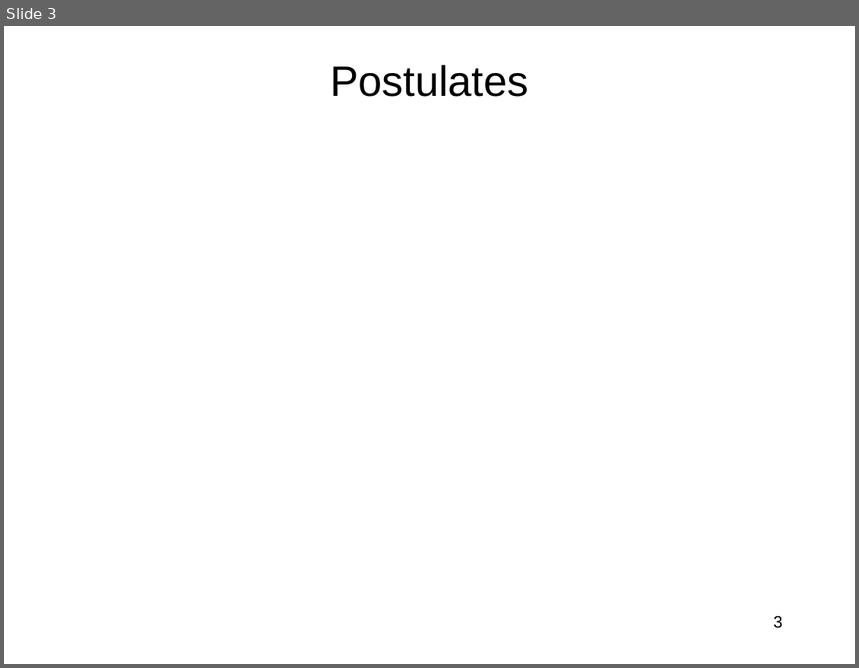
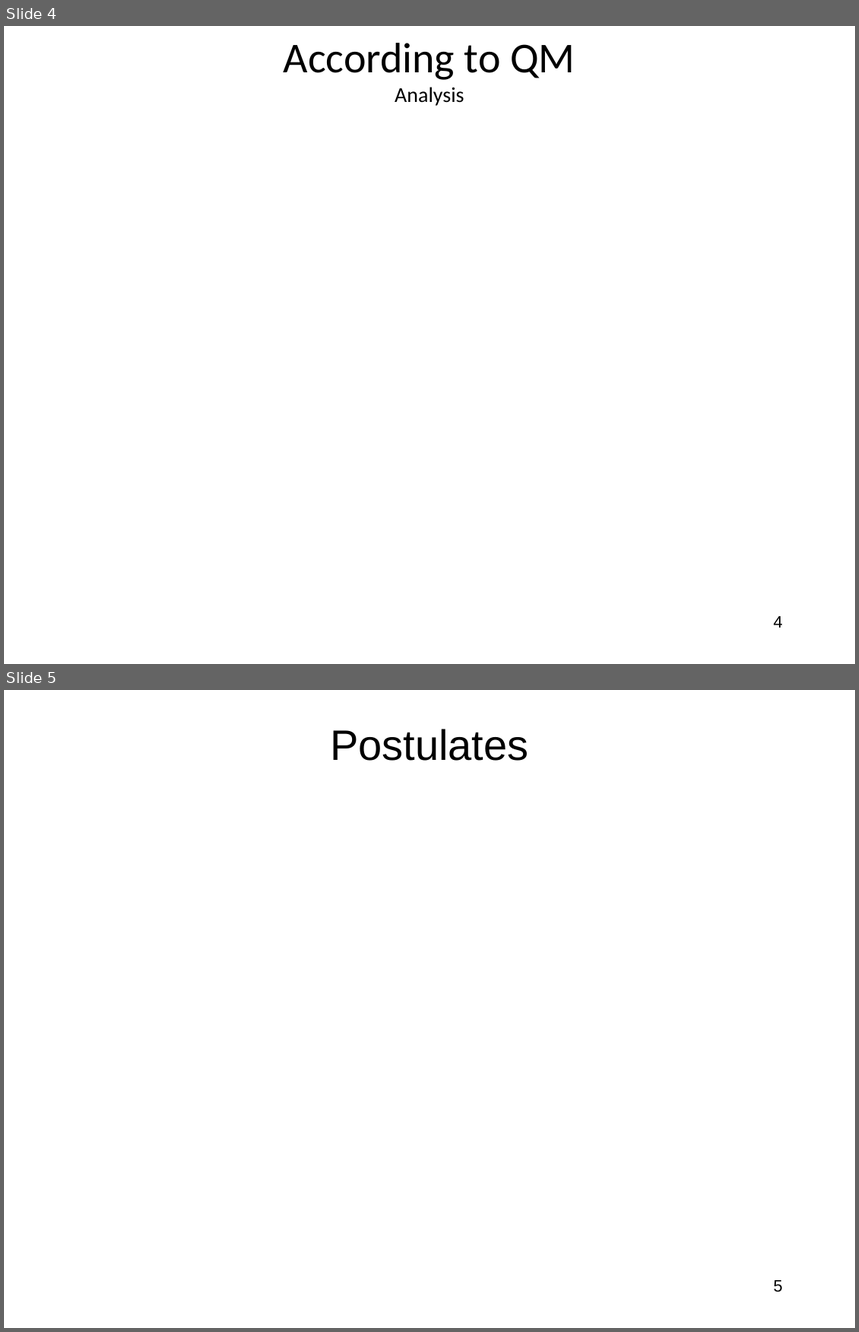
Before and after one commit to jlmucb/class_notes, a slide deck: BerkeleyClass/CS290Spring2013/Lectures/QC.pptx. Shown one above the other, each under a label of ours: slide 3 before the commit, slides 4 and 5 after it. The pictures are 859x668 and 859x1332 pixels, drawn with LibreOffice and Linux fonts; fonts in the diff are those of the drawing; grey boxes stand for pictures. Boxes give left, top, right and bottom in pixels: in the first picture for what was removed or moved away, otherwise in the second. Text is boxed around its words. In the diff, an @@ line names an element or a change of style, - is before the commit and + after.

```diff
--- a/BerkeleyClass/CS290Spring2013/Lectures/QC.pptx
+++ b/BerkeleyClass/CS290Spring2013/Lectures/QC.pptx
@@ slide 4 added at [4, 26, 855, 664], background #FFFFFF @@
@@ title added at [284, 43, 575, 106], 36 pt, text #000000 @@
+According to QM
+Analysis
@@ page number added at [774, 617, 783, 628], 14 pt, text #000000 @@
+4
@@ what was slide 3 is now slide 5 @@
@@ page number at [774, 1281, 783, 1293]: text changed @@
-3
+5
```
Also in this commit, not shown: 8 slides changed, 7 other slides added, 3 slides removed.
